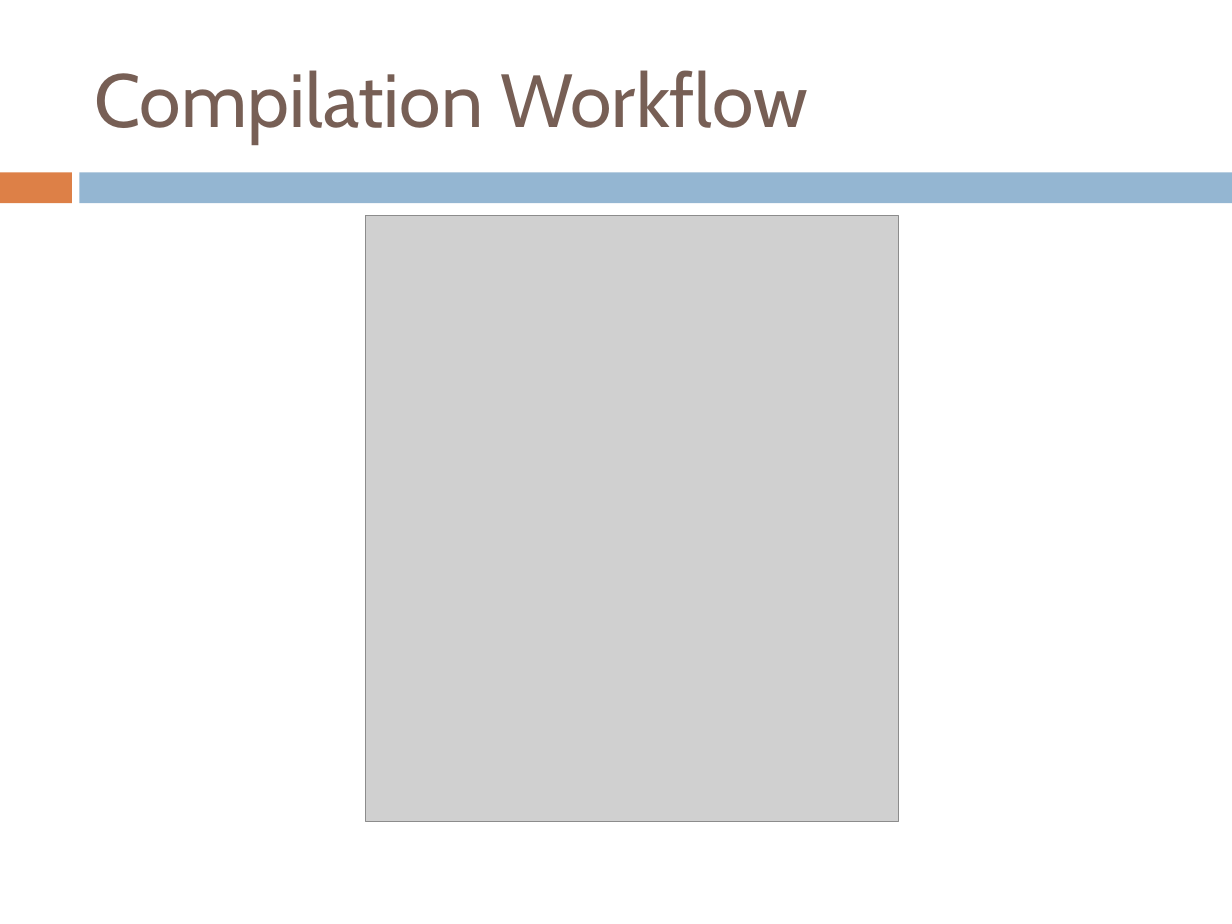
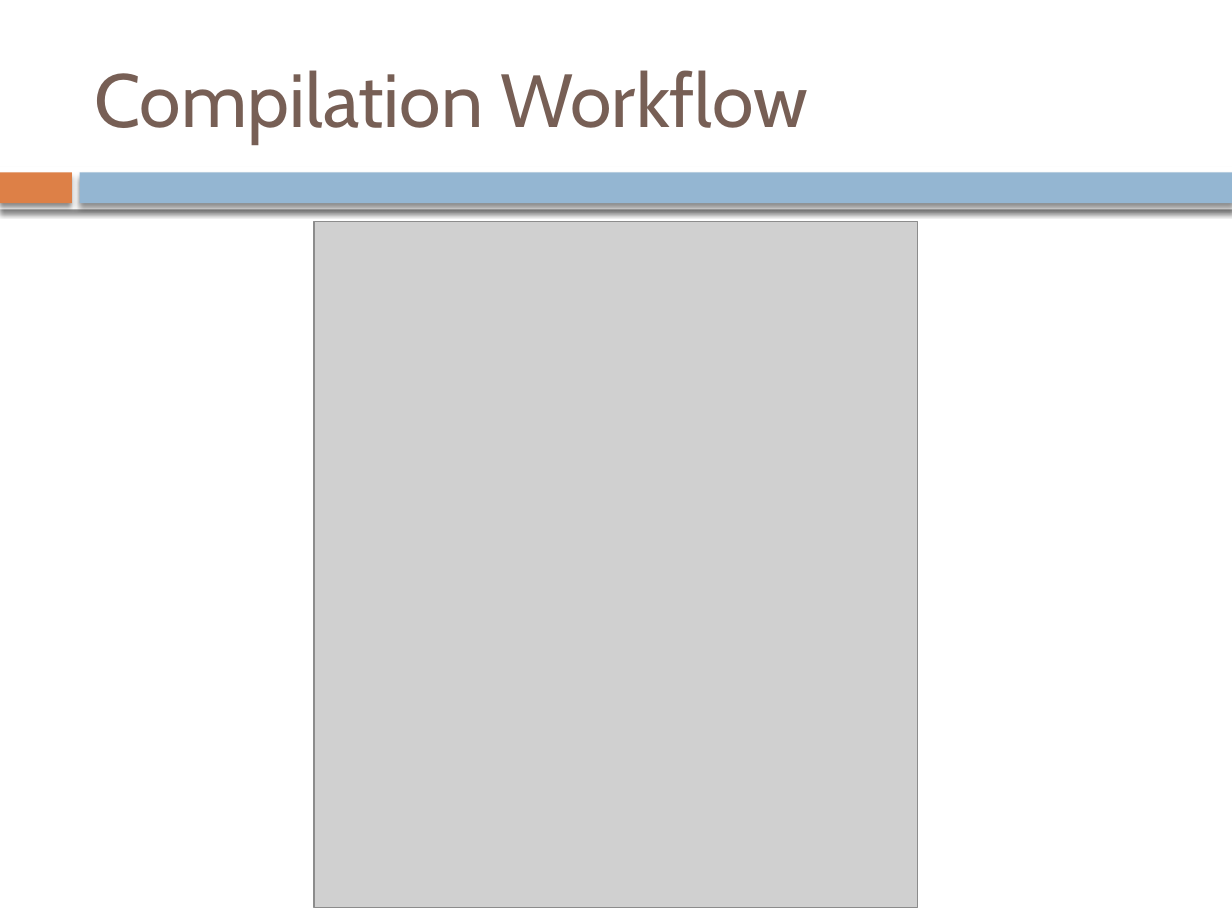
Before and after one commit to oriphi/ReportProject, a slide deck: slide 9 of Presentation/PresentationProjet.pptx. Drawn at 1232x924 pixels with LibreOffice and Linux fonts; fonts in the diff are those of the drawing; grey boxes stand for pictures. Boxes give left, top, right and bottom in pixels: in the first picture for what was removed or moved away, otherwise in the second. Text is boxed around its words. In the diff, an @@ line names an element or a change of style, - is before the commit and + after.

```diff
--- a/Presentation/PresentationProjet.pptx
+++ b/Presentation/PresentationProjet.pptx
@@ rectangle at bbox=[0, 172, 71, 203]: shadow on @@
@@ rectangle added at bbox=[0, 166, 1232, 209], fill #FFFFFF @@
@@ rectangle at bbox=[80, 172, 1232, 203]: shadow on @@
@@ picture: place and size @@
-picture at bbox=[365, 216, 898, 822]
+picture at bbox=[314, 222, 918, 907]
```
Also in this commit, not shown: 13 other slides changed, 8 other files.
